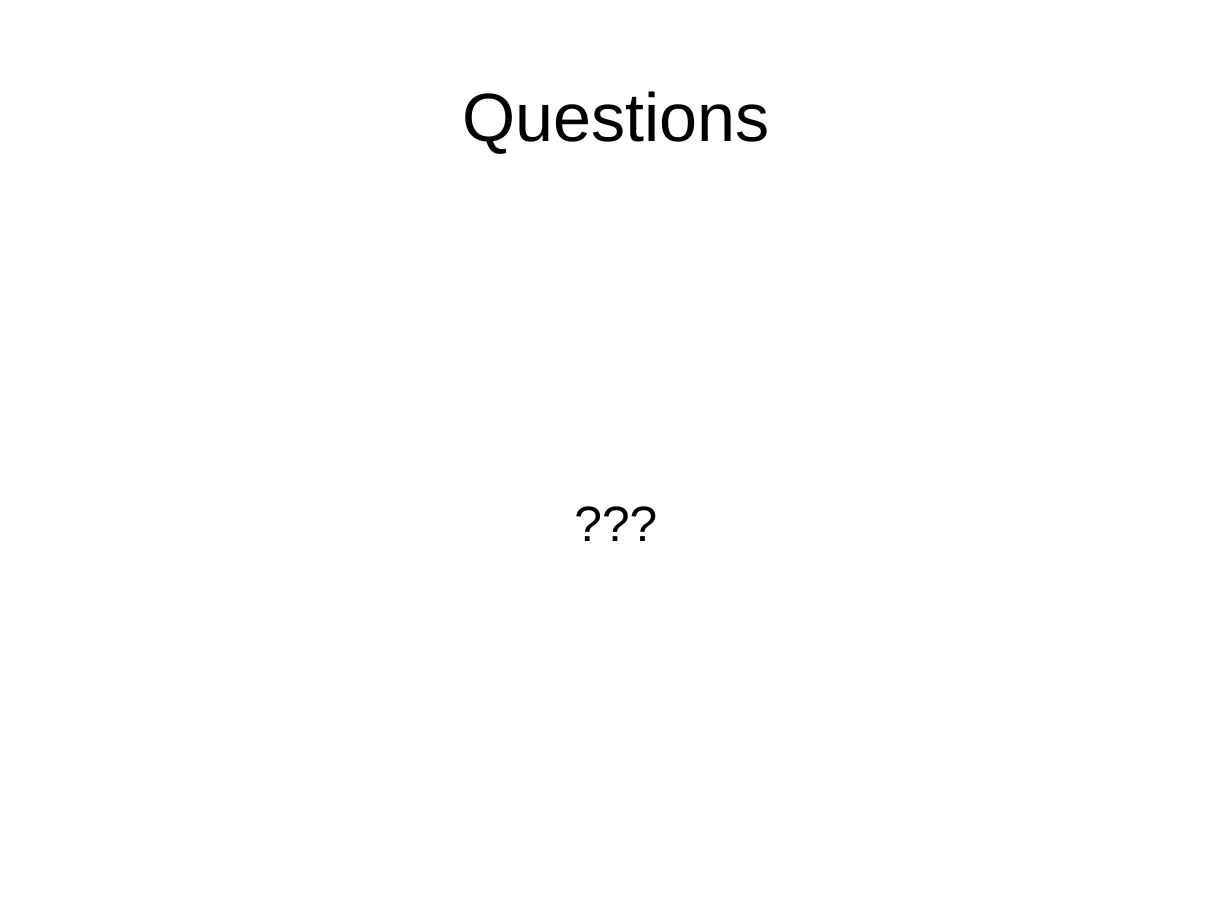
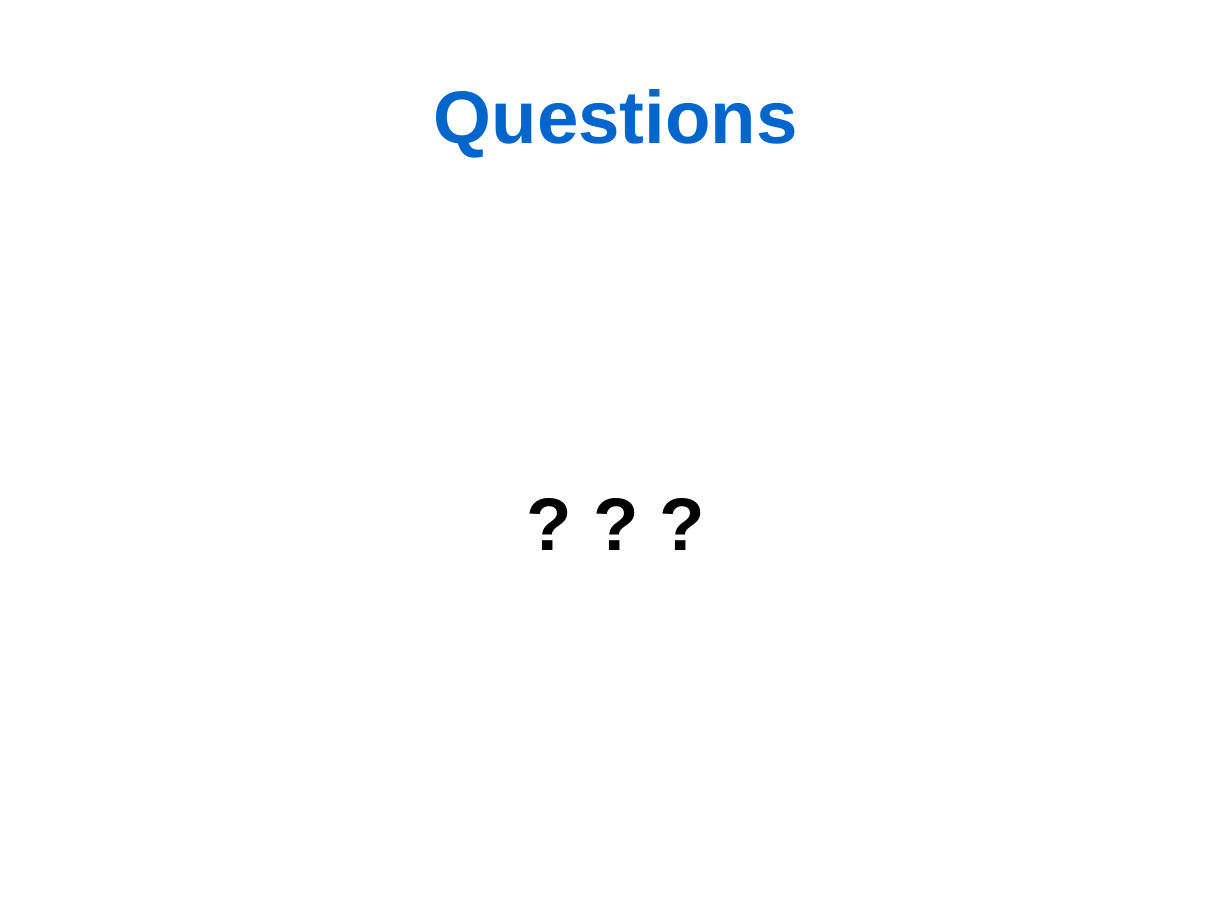
Before and after one commit to potatofantasy/allmon, a slide deck: slide 10 of wiki/allmon-introduction-v0.1.0.odp. Drawn at 1232x924 pixels with LibreOffice and Linux fonts; fonts in the diff are those of the drawing. Boxes give left, top, right and bottom in pixels: in the first picture for what was removed or moved away, otherwise in the second. Text is boxed around its words. In the diff, an @@ line names an element or a change of style, - is before the commit and + after.

```diff
--- a/wiki/allmon-introduction-v0.1.0.odp
+++ b/wiki/allmon-introduction-v0.1.0.odp
@@ title "Questions" at [434, 89, 798, 157]: size 44 to 48 pt, text colour #000000 to #0066CC, bold on @@
@@ subtitle at [61, 216, 1171, 826]: text changed; size 32 to 48 pt; bold on @@
-???
+? ? ?
```
Also in this commit, not shown: 10 other slides changed, 2 other files.
